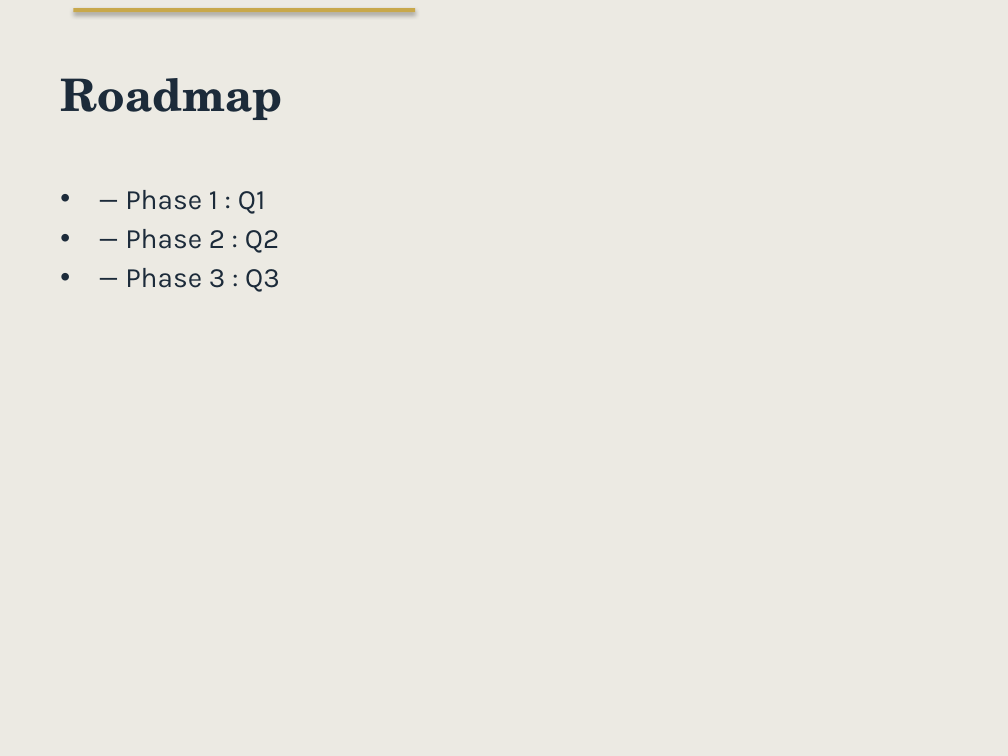
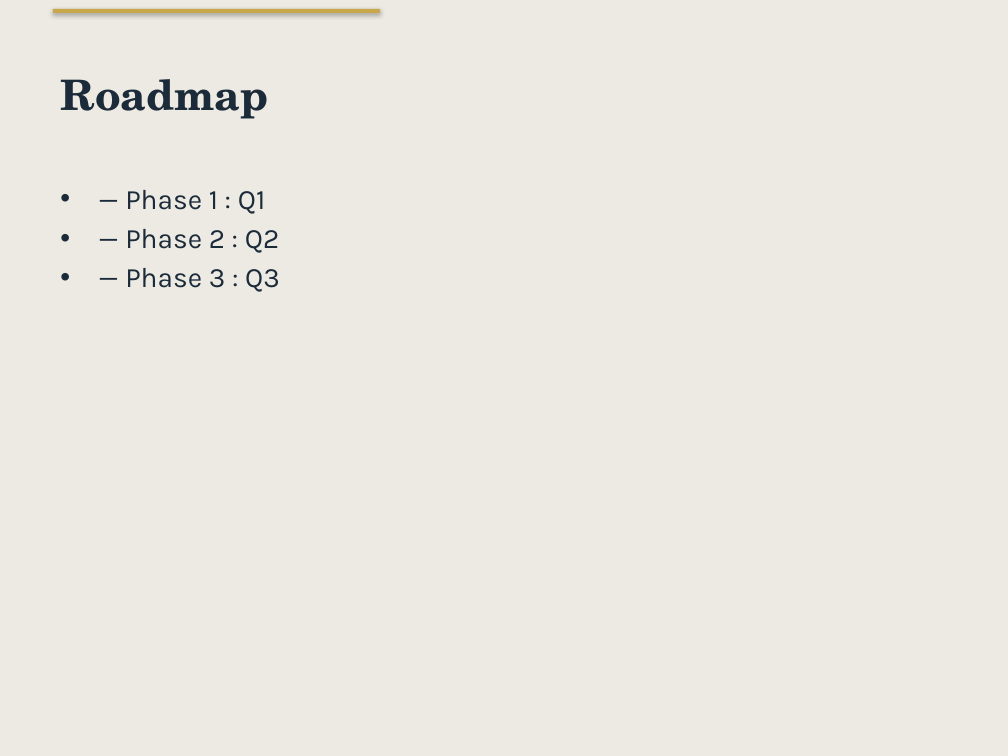
Before and after one commit to matisselebretonmatisselebreton-arch/salut, a slide deck: slide 4 of output/test_corporate_redesigned.pptx. Drawn at 1008x756 pixels with LibreOffice and Linux fonts; fonts in the diff are those of the drawing. Boxes give left, top, right and bottom in pixels: in the first picture for what was removed or moved away, otherwise in the second. Text is boxed around its words. In the diff, an @@ line names an element or a change of style, - is before the commit and + after.

```diff
--- a/output/test_corporate_redesigned.pptx
+++ b/output/test_corporate_redesigned.pptx
@@ rectangle: place and size @@
-rectangle at [74,8,415,12]
+rectangle at [53,9,381,13]
@@ title "Roadmap" at [60,79,268,119]: size 32 to 30 pt @@
```
Also in this commit, not shown: 2 other slides changed, 1 other file.
